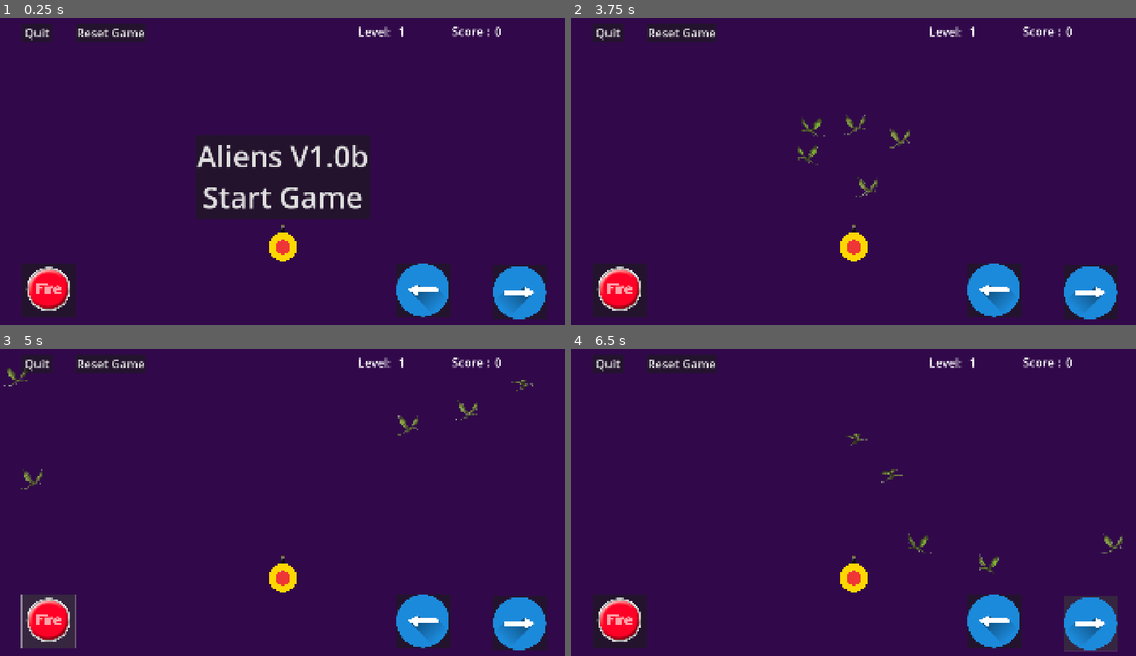
Above: before the commit, frames 1-4 (two rows, left to right).
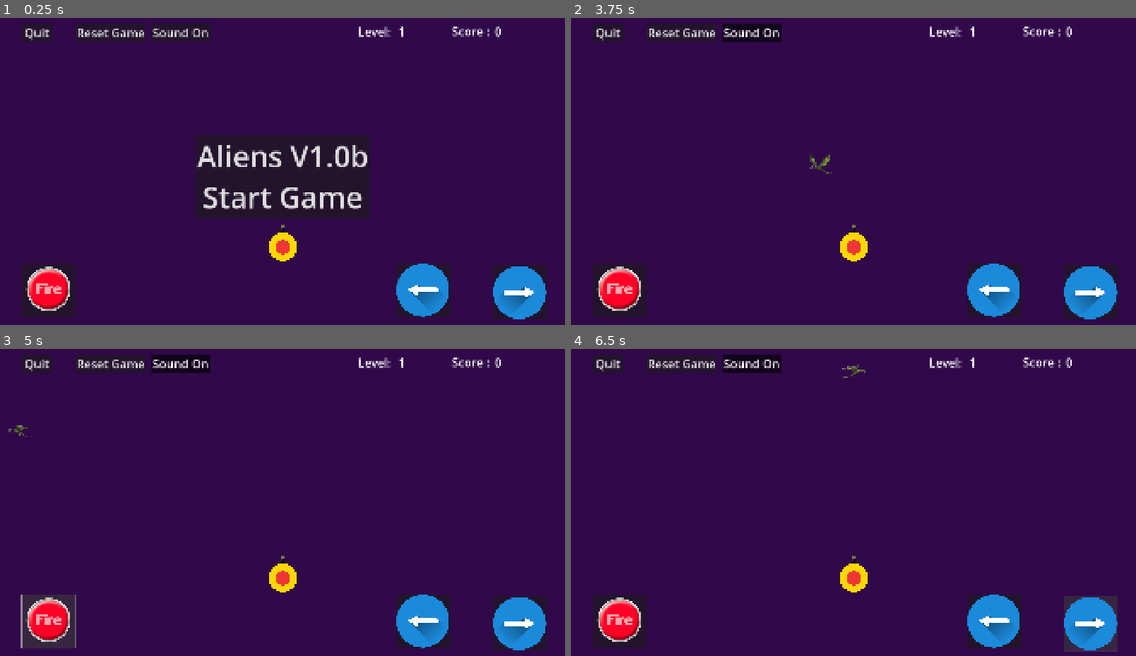
Above: after the commit, the same moments.

Repository: LynnWilsonArt/aliens
Game: Godot game, scene res://scenes/main/main.tscn
Same seed, same stepped clock (60 frames per second), same inputs: the game is played once before the commit and once after it.
Inputs (mouse positions are in pixels of both pictures, inside the frame that each line leads up to):
- Up to frame 1 (0.25 s): no input
- Up to frame 2 (3.75 s): click (621, 291) at 0.5 s; click (994, 291) at 1.25 s; click (1090, 291) at 2 s; click (751, 33) at 2.75 s, where only the run after the commit has a clickable "Sound On"; click "Aliens V1.0b Start Game" at 3.5 s
- Up to frame 3 (5 s): click (50, 622) at 4.25 s
- Up to frame 4 (6.5 s): click (994, 622) at 5 s; click (1090, 622) at 5.75 s

The runs differ from the first frame. In frame 1, 0.6% of the frame differs, in the area x 27-38%, y 1-8%; in frame 2, 1.1%, in the area x 26-60%, y 1-59%; in frame 3, 1.0%; in frame 4, 1.1%.

Commit message:
Completed several new functions
Implemented sounds, toggle switch for on and off
laser cannon and tank move sound, end of game sound

Diff:
--- a/autoload/global.gd
+++ b/autoload/global.gd
@@ -3,15 +3,15 @@
 signal enemy_died
 
 #Vars
+
+const  GAME_OVER_TEXT: String = "Game Over!"
 var game_version = 1.01
-var debug: bool = true
-const  GAME_OVER_TEXT: String = "Game Over!"
 var volume = 10 # sets volume to +2 db
 var score: int = 0
 var level: int = 1
 var enemy_value: int = 5
 var enemy_speed = -3000
-var number_enemies: int = 5
+var number_enemies: int = 1
 var player_speed: int = 800
 var game_over: bool = false
 var shot_missed: int = 1
--- a/scenes/main/main.gd
+++ b/scenes/main/main.gd
@@ -6,7 +6,7 @@
 var enemy = preload("res://scenes/enemy/enemy.tscn")
 var number_enemies = Global.number_enemies
 var current_level = Global.level
-var end_of_game = Global.GAME_OVER_TEXT
+var end_of_game_text = Global.GAME_OVER_TEXT
 
 
 
@@ -17,14 +17,14 @@
 
 	# Hide game over test
 	OS.request_permission("android.permission.ACTION_OPEN_DOCUMENT")
-	$ColorRect/GameOver.hide()
+	$ColorRect/GameOverLabel.hide()
 	Global.load_game()
 	print("Game loaded: ","Level  ",Global.level,"  Score: ",Global.score)
 	# Connect custom signal
 	Global.enemy_died.connect(on_enemy_died)
 
 
-func _process(delta: float) -> void:
+func _process(_delta: float) -> void:
 	# Display score
 	$ColorRect/Score.text = str(Global.score)
 	$ColorRect/Level.text = str(Global.level)
@@ -70,9 +70,8 @@
 		spawn_enemies()
 
 	if current_level == 6:
-		# Game over
-		$ColorRect/GameOver.text = end_of_game
-		$ColorRect/GameOver.show()
+		game_over()
+
 
 func _on_start_button_pressed() -> void:
 
@@ -80,3 +79,10 @@
 	print("GEnemy",Global.number_enemies," num_enemy",number_enemies)
 	current_level = Global.level
 	level_up()
+
+
+func game_over():
+	# Game over
+	$ColorRect/GameOverLabel.text = end_of_game_text
+	$ColorRect/GameOverLabel.show()
+	$ColorRect/Level/GameOverSound.play()
--- a/scenes/main/main.tscn
+++ b/scenes/main/main.tscn
@@ -1,10 +1,11 @@
-[gd_scene load_steps=7 format=3 uid="uid://bd1aml5odct3r"]
+[gd_scene load_steps=8 format=3 uid="uid://bd1aml5odct3r"]
 
 [ext_resource type="Script" uid="uid://dca4wlqon1uad" path="res://scenes/main/main.gd" id="1_2dg70"]
 [ext_resource type="PackedScene" uid="uid://b0o6vv18wbqbu" path="res://scenes/player/player.tscn" id="3_1a7os"]
 [ext_resource type="PackedScene" uid="uid://c4ijn8nywwqp" path="res://scenes/walls/walls.tscn" id="3_nqko8"]
 [ext_resource type="PackedScene" uid="uid://dfgdl4tg41a5l" path="res://scenes/laser/laser.tscn" id="4_7v8bt"]
 [ext_resource type="PackedScene" uid="uid://dd5lma1ou8ytr" path="res://autoload/global.tscn" id="6_83tlt"]
+[ext_resource type="AudioStream" uid="uid://dwtv8nndka48d" path="res://sound/gameOver.ogg" id="6_hujxm"]
 [ext_resource type="AudioStream" uid="uid://bbdjx4jx81ub8" path="res://sound/betaAppIntro.mp3" id="6_ow5a4"]
 
 [node name="Main" type="Node2D"]
@@ -83,7 +84,10 @@
 theme_override_font_sizes/font_size = 40
 text = "1"
 
-[node name="GameOver" type="Label" parent="ColorRect"]
+[node name="GameOverSound" type="AudioStreamPlayer2D" parent="ColorRect/Level"]
+stream = ExtResource("6_hujxm")
+
+[node name="GameOverLabel" type="Label" parent="ColorRect"]
 layout_mode = 1
 anchors_preset = 8
 anchor_left = 0.5
--- a/scenes/player/player.gd
+++ b/scenes/player/player.gd
@@ -5,6 +5,7 @@
 var can_shoot = true
 var direction = Vector2.ZERO
 signal start_game
+var toggle_sound = true
 
 # Get viewport size
 @onready var screensize = get_viewport_rect().size
@@ -34,6 +35,8 @@
 	var l = laser_scene.instantiate()
 	get_tree().root.add_child(l)
 	l.start(position + Vector2(0,-55))
+	if toggle_sound:
+		laser_blast_sound("play")
 
 
 # Called every frame. 'delta' is the elapsed time since the previous frame.
@@ -47,6 +50,7 @@
 	# Fire laser
 	if Input.is_action_pressed("shoot"):
 		shoot()
+
 
 # Laser shooting delay timer
 # after times out sets can dhoot to true
@@ -65,22 +69,25 @@
 
 
 func _on_move_left_button_button_down() -> void:
+	if toggle_sound:
+		tank_move_sound("play")
 	direction = Vector2(-1.0,0.0)
 
 
 func _on_move_left_button_button_up() -> void:
+	if toggle_sound:
+		tank_move_sound("stop")
 	direction = Vector2(0.0,0.0)
 
-
-
 func _on_move_right_button_button_down() -> void:
+	if toggle_sound:
+		tank_move_sound("play")
 	direction = Vector2(1.0,0.0)
 
-
-
 func _on_move_right_button_button_up() -> void:
+	if toggle_sound:
+		tank_move_sound("stop")
 	direction = Vector2(0.0,0.0)
-
 
 func _on_button_quit_pressed() -> void:
 	# sends out notification that app is going to quit
@@ -93,3 +100,25 @@
 
 func _on_reset_game_button_pressed() -> void:
 	Global.reset_game()
+
+func tank_move_sound(action):
+	if action == "play":
+		$TankMoveSound.play()
+	else:
+		$TankMoveSound.stop()
+
+func laser_blast_sound(action):
+	if action == "play":
+		$LaserBlastSound.play()
+	else :
+		$LaserBlastSound.stop()
+
+
+
+func _on_sound_button_toggled(toggled_on: bool) -> void:
+	if toggled_on:
+		$HUD/SoundButton.text = "Sound On"
+		toggle_sound = true
+	else :
+		$HUD/SoundButton.text = "Sound Off"
+		toggle_sound = false
--- a/scenes/player/player.tscn
+++ b/scenes/player/player.tscn
@@ -7,6 +7,8 @@
 [ext_resource type="Texture2D" uid="uid://cccxss1gq5j18" path="res://graphics/hud/fire_button.png" id="5_p47bc"]
 [ext_resource type="Texture2D" uid="uid://cnhr3q3qc0h2i" path="res://graphics/hud/left_arrow.png" id="6_0owmy"]
 [ext_resource type="Texture2D" uid="uid://rukj614b5jax" path="res://graphics/hud/right_arrow.png" id="7_qek5x"]
+[ext_resource type="AudioStream" uid="uid://cous1fq0q7tvh" path="res://graphics/weapons/laserBlast.mp3" id="8_qek5x"]
+[ext_resource type="AudioStream" uid="uid://dxqmp3eq2m055" path="res://graphics/weapons/tankMove.ogg" id="9_5gtgg"]
 
 [sub_resource type="CircleShape2D" id="CircleShape2D_djo6n"]
 radius = 24.3311
@@ -114,6 +116,21 @@
 theme_override_font_sizes/font_size = 40
 text = "Reset Game"
 
+[node name="SoundButton" type="Button" parent="HUD"]
+offset_left = 514.0
+offset_top = 16.0
+offset_right = 711.0
+offset_bottom = 79.0
+theme_override_font_sizes/font_size = 40
+toggle_mode = true
+text = "Sound On"
+
+[node name="LaserBlastSound" type="AudioStreamPlayer2D" parent="."]
+stream = ExtResource("8_qek5x")
+
+[node name="TankMoveSound" type="AudioStreamPlayer2D" parent="."]
+stream = ExtResource("9_5gtgg")
+
 [connection signal="timeout" from="Timer" to="." method="_on_timer_timeout"]
 [connection signal="pressed" from="HUD/StartButton" to="." method="_on_start_button_pressed"]
 [connection signal="button_down" from="HUD/FireButton" to="." method="_on_hud_fire_laser"]
@@ -124,3 +141,4 @@
 [connection signal="button_up" from="HUD/MoveRightButton" to="." method="_on_move_right_button_button_up"]
 [connection signal="pressed" from="HUD/ButtonQuit" to="." method="_on_button_quit_pressed"]
 [connection signal="pressed" from="HUD/ResetGameButton" to="." method="_on_reset_game_button_pressed"]
+[connection signal="toggled" from="HUD/SoundButton" to="." method="_on_sound_button_toggled"]
Not shown, added: graphics/weapons/laserBlast.mp3.import
Not shown, added: graphics/weapons/laserBlast.ogg.import
Not shown, added: graphics/weapons/tankMove.ogg.import
Not shown: 1 places in scenes/player/player.tscn that only renumber resources
Not shown, added: sound/gameOver.ogg.import
Not shown, added: graphics/weapons/laserBlast.mp3
Not shown, added: graphics/weapons/laserBlast.ogg
Not shown, added: graphics/weapons/tankMove.ogg
Not shown, added: sound/gameOver.ogg
